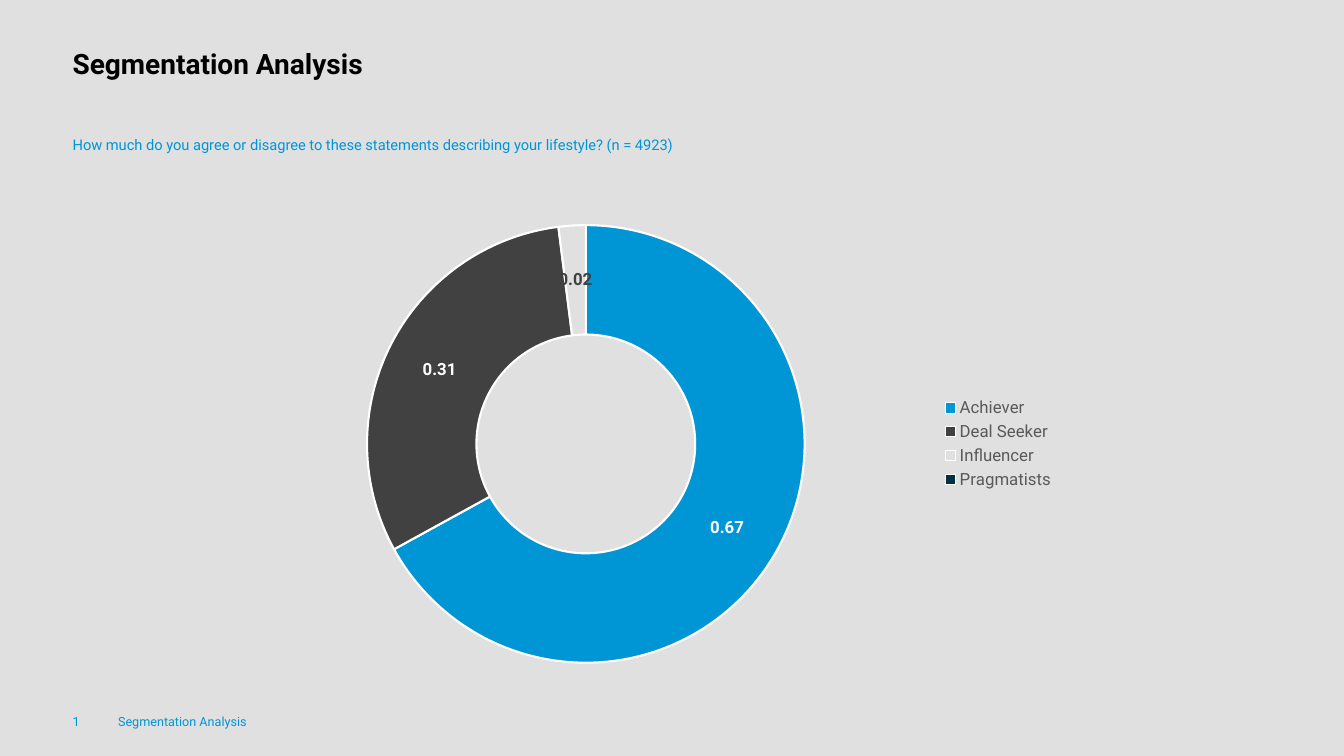
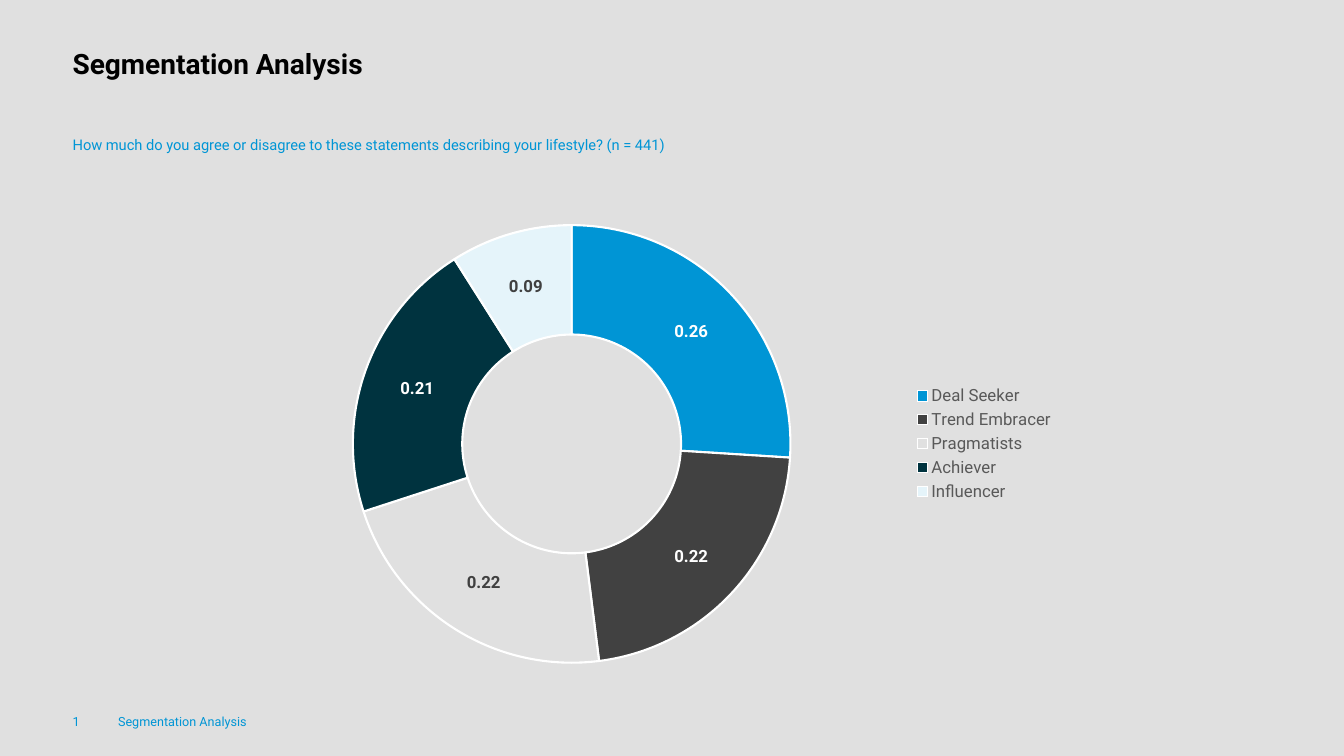
Before and after one commit to arnelienemann/St-Reporting-Tools, a slide deck: slide 1 of segmentation-data/newppt.pptx. Drawn at 1344x756 pixels with LibreOffice and Linux fonts; fonts in the diff are those of the drawing; background and template pictures are left out. Boxes give left, top, right and bottom in pixels: in the first picture for what was removed or moved away, otherwise in the second. Text is boxed around its words. In the diff, an @@ line names an element or a change of style, - is before the commit and + after.

```diff
--- a/segmentation-data/newppt.pptx
+++ b/segmentation-data/newppt.pptx
@@ text at [73, 138, 665, 153]: text changed @@
-How much do you agree or disagree to these statements describing your lifestyle? (n = 4923)
+How much do you agree or disagree to these statements describing your lifestyle? (n = 441)
@@ doughnut chart at [232, 212, 1066, 678] @@
-categories: Achiever, Deal Seeker, Influencer, Pragmatists
+categories: Deal Seeker, Trend Embracer, Pragmatists, Achiever, Influencer
-Series 1: 0.67, 0.31, 0.02, 0
+Series 1: 0.26, 0.22, 0.22, 0.21, 0.09
```
Also in this commit, not shown: 4 other files.
